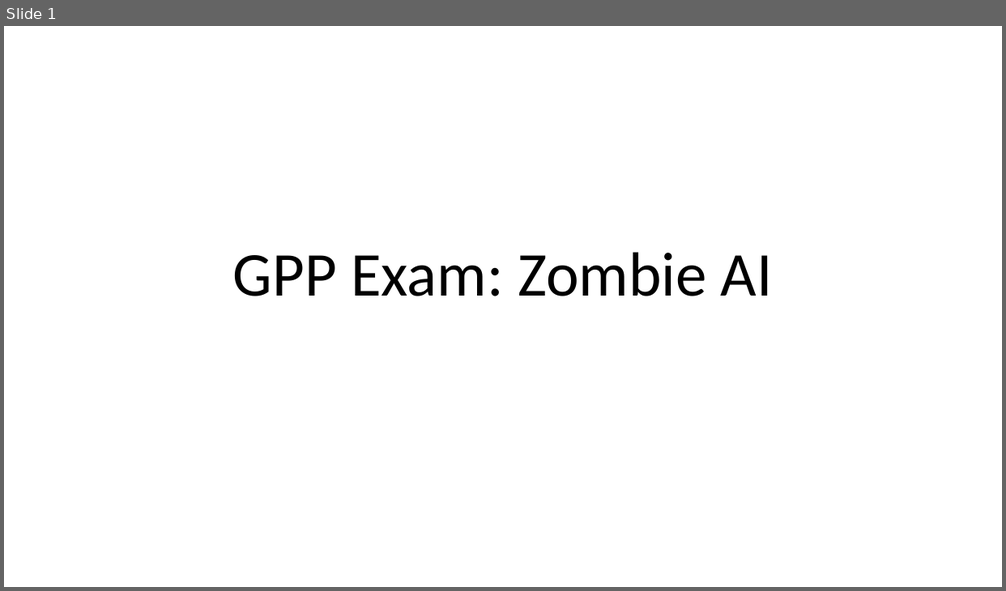
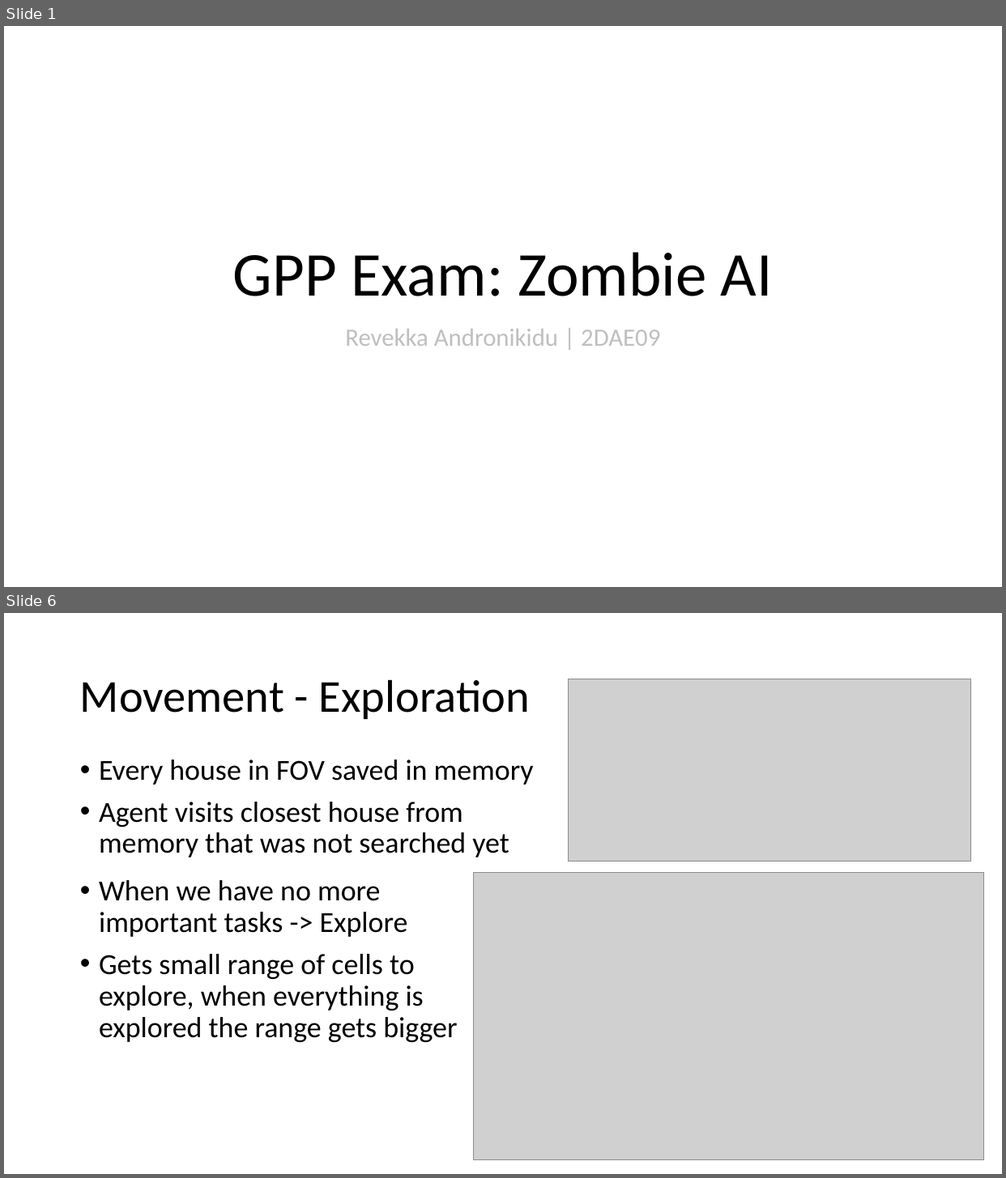
Before and after one commit to revekka-andronikidu/ZombieAISurvivalGame, a slide deck: GPP_ZombieAI_LastNameFirstName_2DAEXX.pptx. Shown one above the other, each under a label of ours: slide 1 before the commit, slides 1 and 6 after it; the slides between them are not shown. The pictures are 1006x591 and 1006x1178 pixels, drawn with LibreOffice and Linux fonts; fonts in the diff are those of the drawing; grey boxes stand for pictures. Boxes give left, top, right and bottom in pixels: in the first picture for what was removed or moved away, otherwise in the second. Text is boxed around its words. In the diff, an @@ line names an element or a change of style, - is before the commit and + after.

```diff
--- a/GPP_ZombieAI_LastNameFirstName_2DAEXX.pptx
+++ b/GPP_ZombieAI_LastNameFirstName_2DAEXX.pptx
@@ slide 6 added at [4,613,1002,1174], background #FFFFFF @@
@@ title added at [80,679,530,719], 44 pt, text #000000 @@
+Movement - Exploration
@@ picture added at [569,679,971,862] @@
@@ text added at [99,760,534,858], 28 pt, text #000000 @@
+• Every house in FOV saved in memory
+• Agent visits closest house from memory that was not searched yet
@@ picture added at [473,873,984,1161] @@
@@ text added at [99,880,457,1042], 28 pt, text #000000 @@
+• When we have no more important tasks -> Explore
+• Gets small range of cells to explore, when everything is explored the range gets bigger
@@ slide 1 changed as well @@
@@ subtitle added at [345,329,660,346], 24 pt, text #BFBFBF @@
+Revekka Andronikidu | 2DAE09
```
Also in this commit, not shown: 3 other slides changed, 2 other slides added, 3 slides removed, 13 other files.
